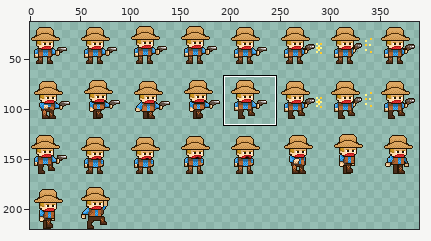
Sprite sheet: res/images/player/cowboy.png. The picture above shows the old version from afar; the outline marks the close-up.
Close-up. Old version:
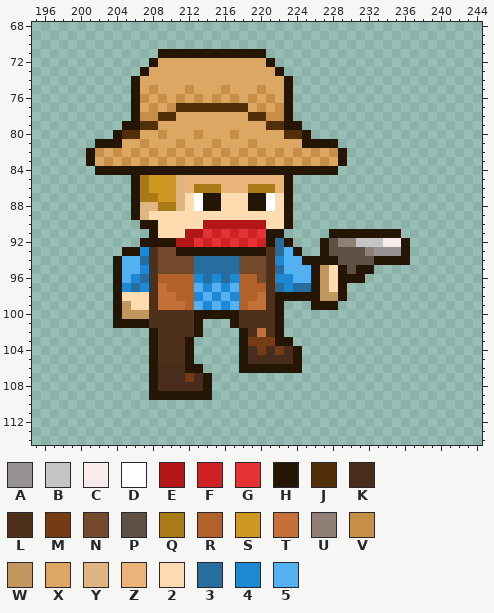
The file is 400x220 pixels. Pixels under 10% opacity are left out. Colours within 5 levels of each other are drawn and written as one. Shown: x 195..244, y 68..114. The wide view leaves out empty margins. The commit also changed other parts of the picture, which this record leaves out.
Palette (. is transparent): A #979393  B #c5c5c5  C #f9ebeb  D #ffffff  E #b31616  F #cf2222  G #e53333  H #241504  J #502f09  K #482c1c  L #4f311b  M #743b15  N #734a2b  P #604f44  Q #a97a15  R #b2612a  S #cf9822  T #c57037  U #907f74  V #c68e47  W #c1965f  X #dca763  Y #dfb681  Z #e9b37a  2 #ffdcaf  3 #276e9f  4 #1d89d4  5 #53b0f1
Pixels before, first column x 201:
 71 ........HHHHHHHHHHHH................
 72 .......HXXXXXXXXXXXXH...............
 73 ......HXXXXXXXXXXXXXXH..............
 74 .....HXXXXXXXXXXXXXXXXH.............
 75 .....HXVXXXVXXXVXXXVXXH.............
 76 .....HVXVXVXVXVXVXVXVXH.............
 77 .....HXVXVJJJJJJJJXVXVH.............
 78 .....HVVJJXXXXXXXXJJVVH.............
 79 ....HHJJXXXXXXXXXXXXJJHH............
 80 ...HJJXXVXXXVXXXVXXXXXJJH...........
 81 .HHHXXVXXXVXXXVXXXVXXXXXHHHH........
 82 HVXVXVXVXVXVXVXVXVXVXVXVXVXVH.......
 83 HXVXVXVXVXVXVXVXVXVXVXVXVXVXH.......
 84 .HHHHHHHHHHHHHHHHHHHHHHHHHHH........
 85 .....HQSSSYZZZZZZZZZZZH.............
 86 .....HQSSSYZQQQZZZQQQZH.............
 87 .....HQQSSY2DHH222HHD2H.............
 88 .....HYYQQY2DHH222HHD2H.............
 89 .....HY222222222222222H.............
 90 ......HH22222EEEEEEE22H.............
 91 .......H222EEGFGFGFGHH.....HHHHHHHH.
 92 ......HHHHEEGFGFGFGFH3H...HPUUBBBCCH
 93 ....HH4LNNHHHHHHHHHHL35H..HPPPPUAAAH
 94 ...H553LNNNN33333NNNL455HHHHPPPPHHHH
 95 ...H554LNNNN33333NNNL3555HW2HPHH....
 96 ...H543LRRRR43434RRNL4455HW2HHH.....
 97 ...H434LTRRR54545RRRL3433HW2H.......
 98 ...H222LTTRR45454RRTLHHHHHWWH.......
 99 ...HW22LTTTR54545RTTLH...HHH........
100 ...HWWWLLLLLHHHHHLLLLH..............
101 ...HHHHLLLLLH...HLLLLH..............
102 .......HLLLLH....HLTLH..............
103 .......HLLLH.....HMMMHH.............
104 .......HLLLH.....HKMKMKH............
105 .......HLLLH.....HKKKKKH............
106 .......HKKKHH....HHHHHHH............
107 .......HKKKMKH......................
108 .......HKKKKKH......................
109 .......HHHHHHH......................
After:
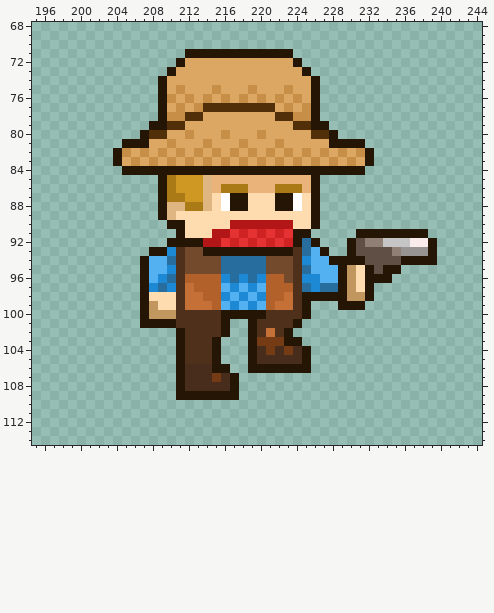
The edit:
Changed rows in their new state; - is an unchanged pixel.
first column x 201:
 71 --------...---------HHH----------------
 72 -------...H---------XXXH---------------
 73 ------...H-----------XXXH--------------
 74 -----...H-------------XXXH-------------
 75 -----...H-VX--VX--VX--VXXH-------------
 76 -----...HVXVXVXVXVXVXVXVXH-------------
 77 -----...HXVXV-----JJJXVXVH-------------
 78 -----...HVVJJ-----XXXJJVVH-------------
 79 ----...HHJJ---------XXXJJHH------------
 80 ---...HJJ--VX--VX--V--XXXJJH-----------
 81 -...HHH--VX--VX--VX--V--XXX-HHH--------
 82 ...HVXVXVXVXVXVXVXVXVXVXVXVXVXVH-------
 83 ...HXVXVXVXVXVXVXVXVXVXVXVXVXVXH-------
 84 -...------------------------HHH--------
 85 -----...HQSSSY--------ZZZH-------------
 86 -----...HQSSSYZQQQZZZQQQZH-------------
 87 -----...HQQSSY2DHH222H-D2H-------------
 88 -----...HY-QQY2DHH222H-D2H-------------
 89 -----...HY------------222H-------------
 90 ------...HH--222----EEE22H-------------
 91 -------...H222EEGFGFGFGHH--...-----HHH-
 92 ------...-HHHEEGFGFGFGFH3H...HPUUBBBCCH
 93 ----...HH4LNN-------HHHL35-..H-PPPUAAAH
 94 ---...H553L-NNN--333NNNL455-HHH-PPP-HHH
 95 ---...H554L-NNN--333NNNL3555-W2-PHH----
 96 ---...H543L-RRR43434RRNL4455-W2HHH-----
 97 ---...H434LTRRR54545RRRL-433-W2H-------
 98 ---...H222LTTRR45454RRTL--HH-WWH-------
 99 ---...HW22LTTTR54545RTTLH...HHH--------
100 ---...HWWW--LLL--HHH-LLLH--------------
101 ---...-HHH--LLLH..H--LLH---------------
102 -------...H-LLLH-.HLTLH----------------
103 -------...HLLLH--.H--M-H---------------
104 -------...HLLLH--.HKMKMKH--------------
105 -------...HLLLH--.H----KH--------------
106 -------...HKKKHH-.------H--------------
107 -------...HK-KMKH----------------------
108 -------...H--KKKH----------------------
109 -------...----HHH----------------------
Changed places in both close-ups, as pixel boxes (x1, y1, x2, y2):
changed: (86, 49, 437, 400)
